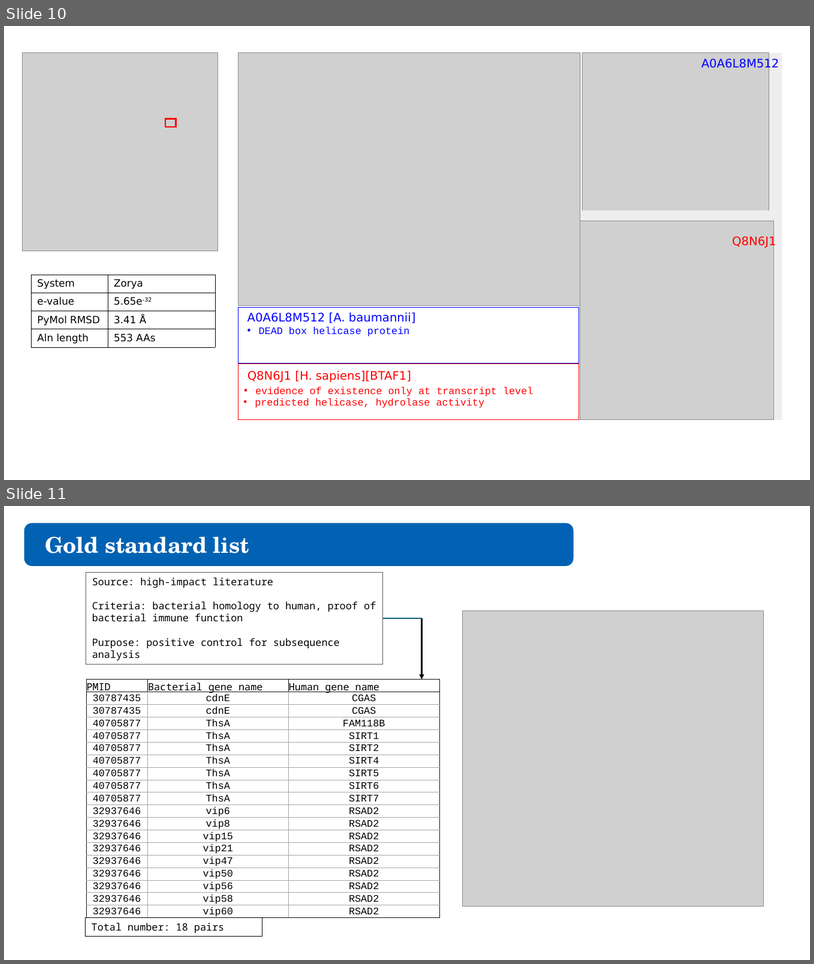
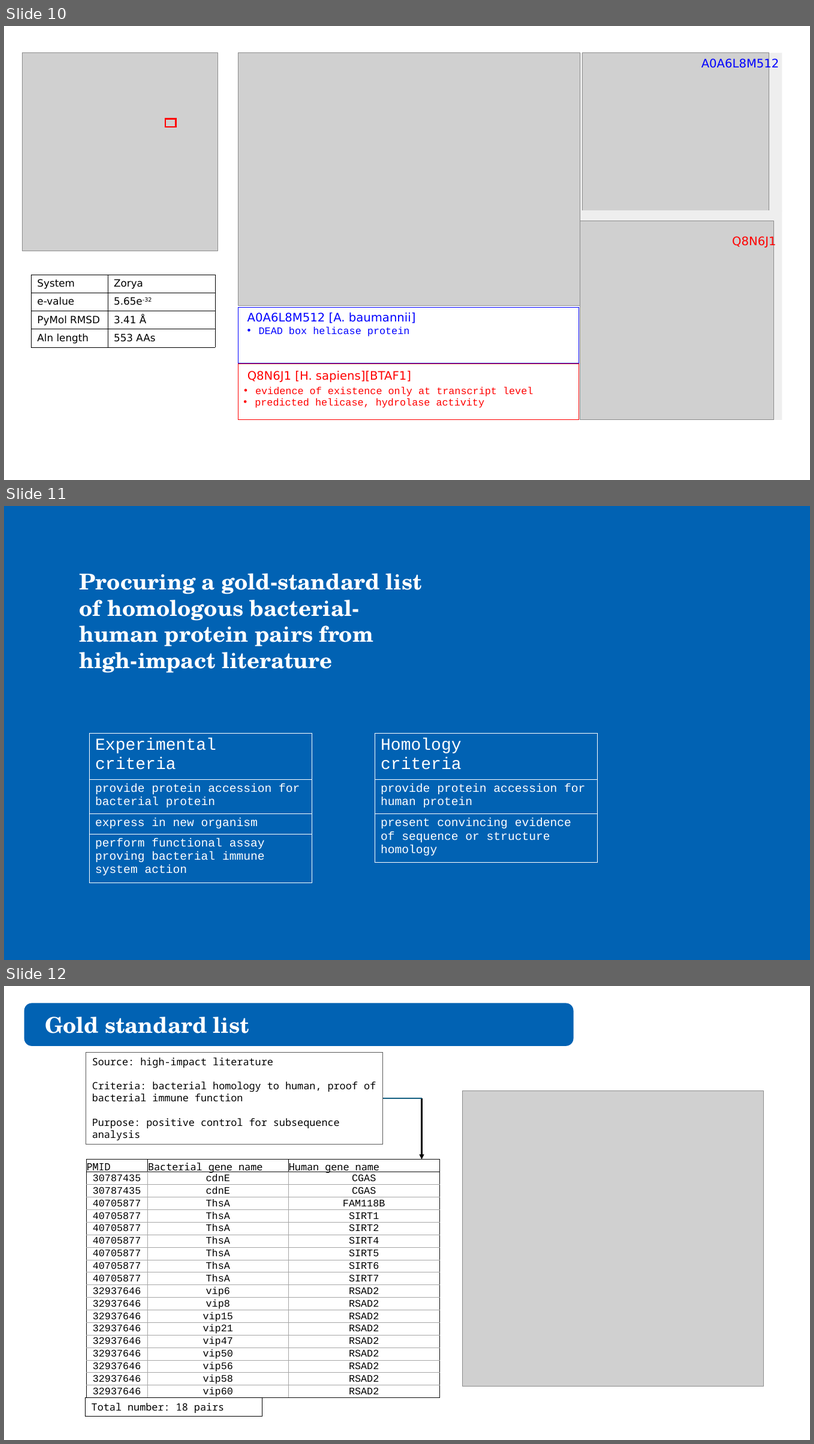
Before and after one commit to juliandeanmoran/BISSH, a slide deck: reports/2026-04-10_projectUpdate_2_jmoran.pptx. Shown one above the other, each under a label of ours: slides 10 and 11 before the commit, slides 10, 11 and 12 after it. The pictures are 814x964 and 814x1444 pixels, drawn with LibreOffice and Linux fonts; fonts in the diff are those of the drawing; grey boxes stand for pictures. Boxes give left, top, right and bottom in pixels: in the first picture for what was removed or moved away, otherwise in the second. Text is boxed around its words. In the diff, an @@ line names an element or a change of style, - is before the commit and + after.

Commit message:
Added slide for gold standard point of interest 1. Added slide for introducing gold standard curation.

```diff
--- a/reports/2026-04-10_projectUpdate_2_jmoran.pptx
+++ b/reports/2026-04-10_projectUpdate_2_jmoran.pptx
@@ slide 11 added at [4,506,810,960], background #0162B3 @@
@@ text added at [79,573,422,673], 26 pt, text #FFFFFF, bold @@
+Procuring a gold-standard list of homologous bacterial-human protein pairs from high-impact literature
@@ table added at [89,733,312,882], 4 rows, 1 columns @@
+Experimental criteria
+provide protein accession for bacterial protein
+express in new organism
+perform functional assay proving bacterial immune system action
@@ table added at [375,733,598,862], 3 rows, 1 columns @@
+Homology / criteria
+provide protein accession for human protein
+present convincing evidence of sequence or structure homology
@@ what was slide 11 is now slide 12 @@
```
Also in this commit, not shown: 1 other slide added, 1 slide removed.
